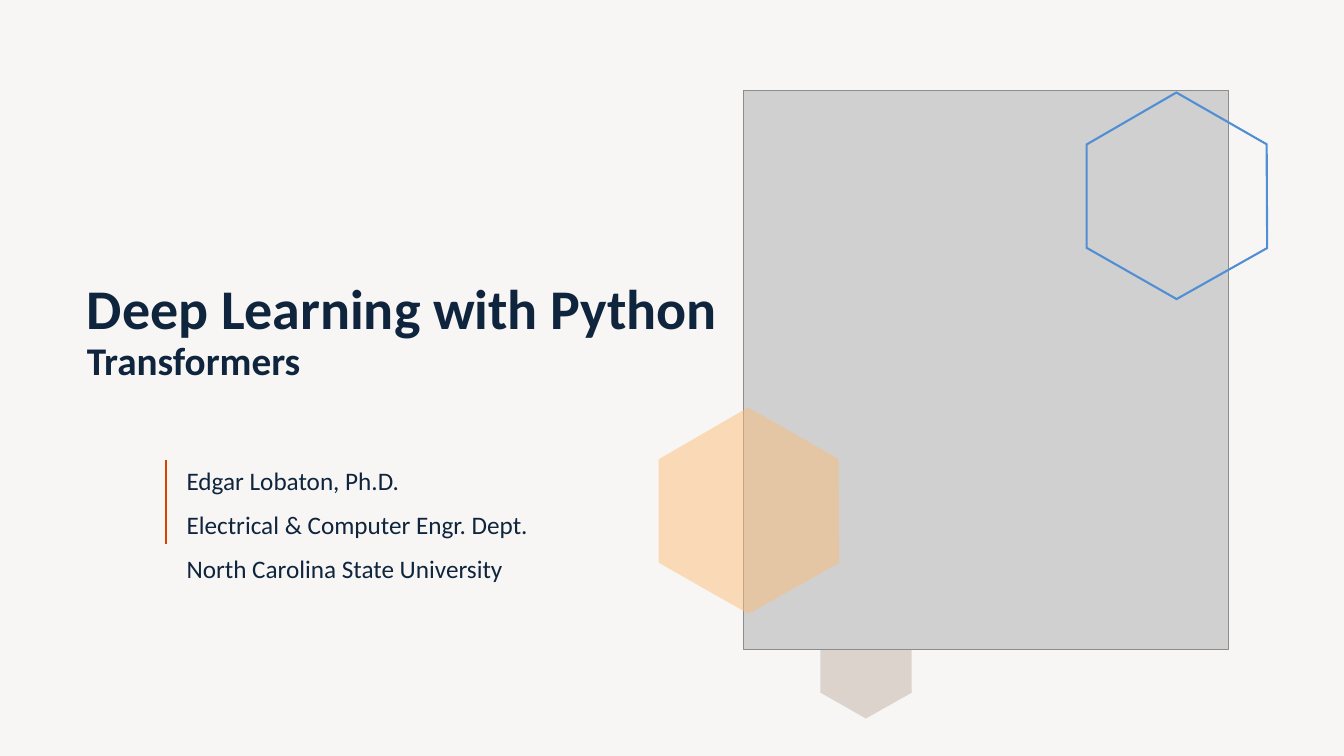
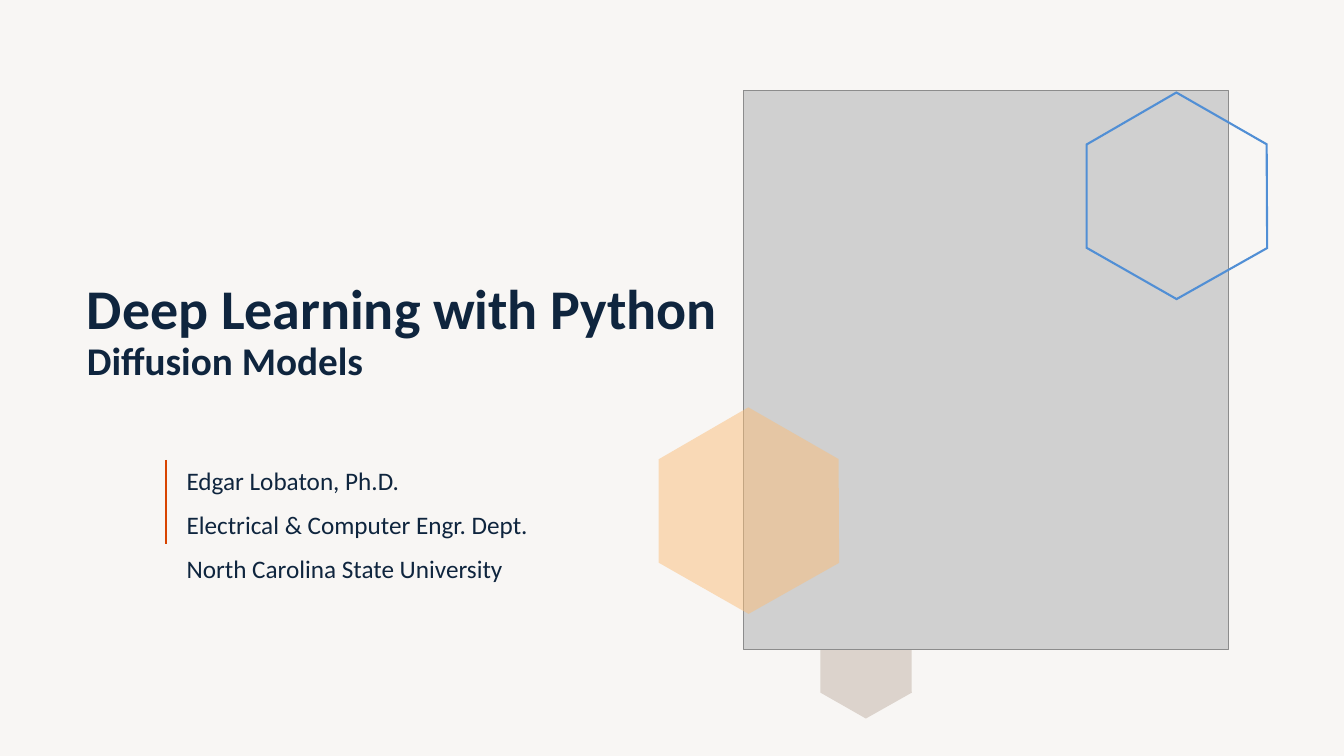
Before and after one commit to lobaton/Deep-Learning-with-Python, a slide deck: slide 1 of Slides/09 - Diffusion Models.pptx. Drawn at 1344x756 pixels with LibreOffice and Linux fonts; fonts in the diff are those of the drawing; grey boxes stand for pictures. Boxes give left, top, right and bottom in pixels: in the first picture for what was removed or moved away, otherwise in the second. Text is boxed around its words. In the diff, an @@ line names an element or a change of style, - is before the commit and + after.

Commit message:
Updated diffusion slides.

```diff
--- a/Slides/09 - Diffusion Models.pptx
+++ b/Slides/09 - Diffusion Models.pptx
@@ title at <box>87,289,717,376</box>: text changed @@
-Deep Learning with Python
-Transformers
+Deep Learning with Python
+Diffusion Models
```
Also in this commit, not shown: 4 slides added, 9 slides removed.
